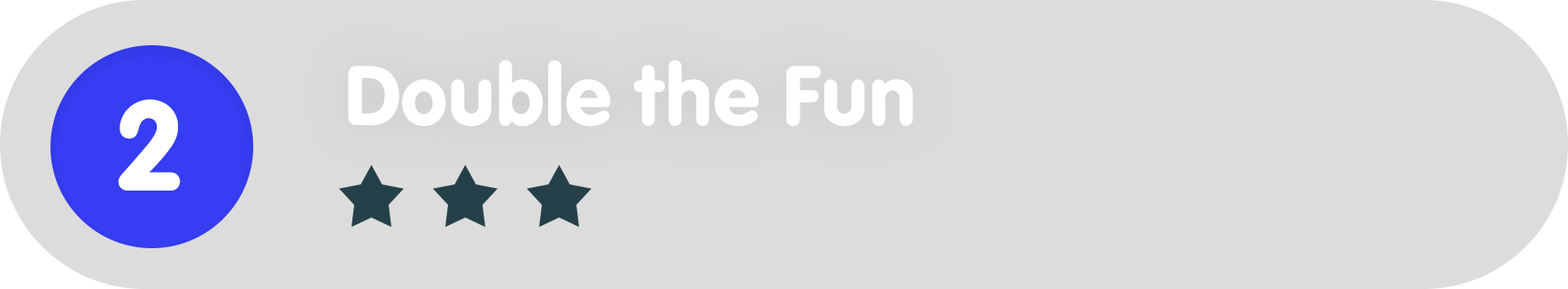
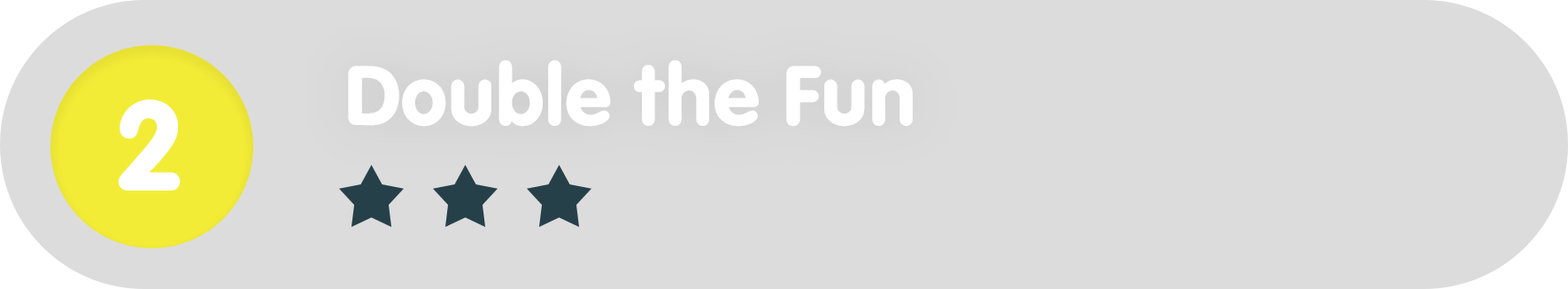
Before/after of a 1568 x 289 layered artwork. What changed in the layer stack:
painted on "Ellipse_green" over [left=50, top=45, right=254, bottom=248]
